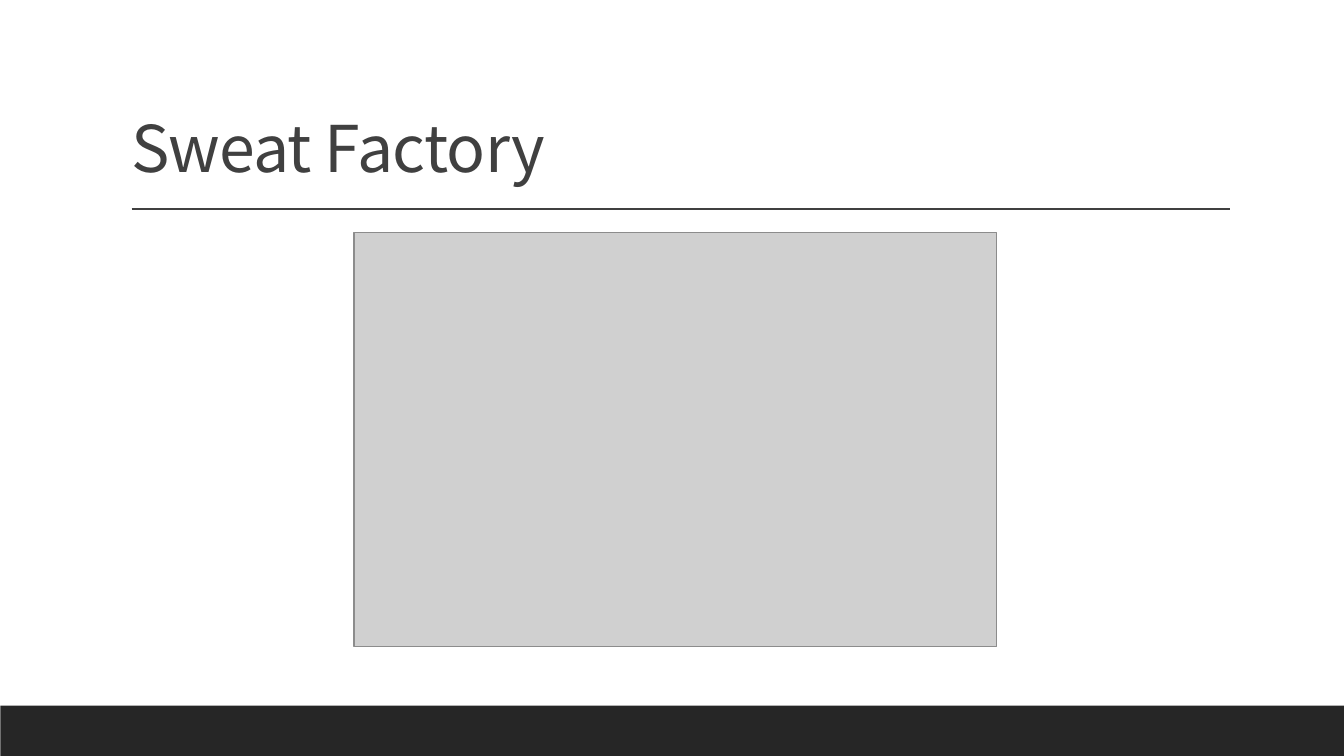
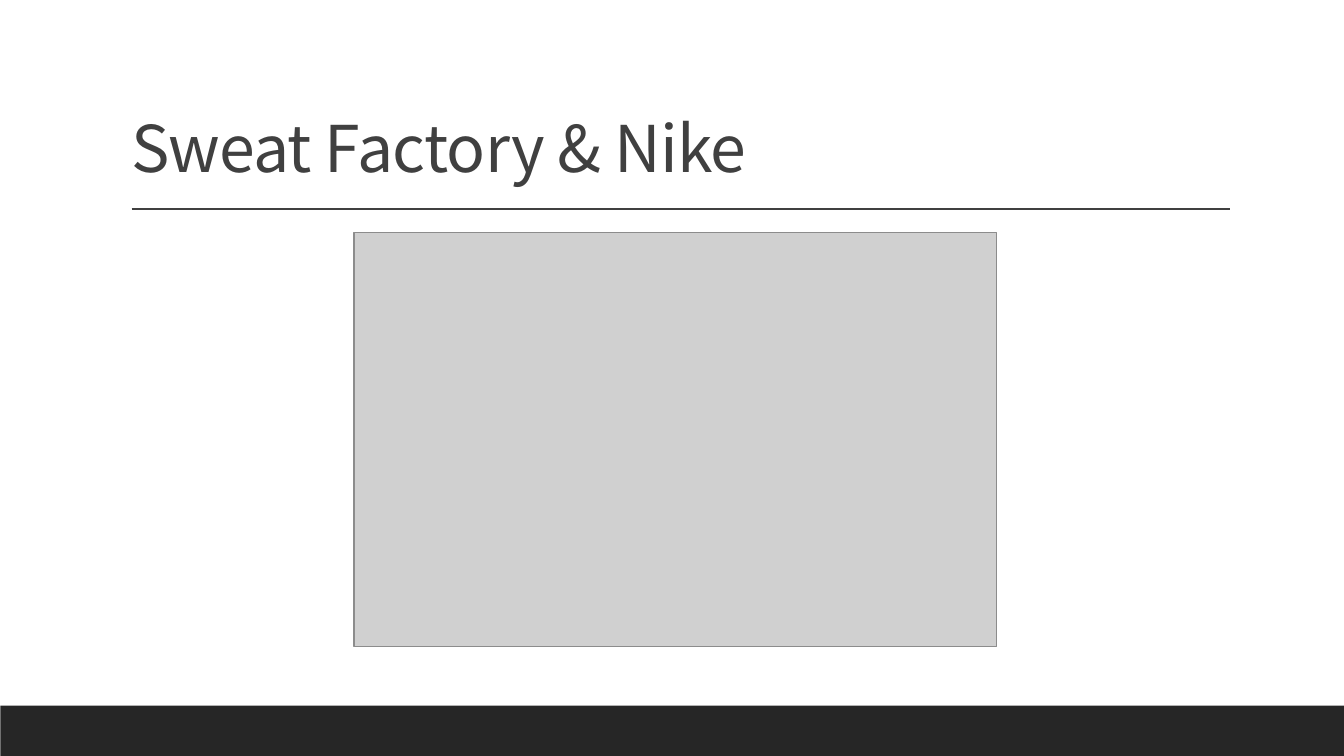
Before and after one commit to PureCo2Fe/HKUMed, a slide deck: slide 18 of CCHU9009/Presentation/Organs-Q1.pptx (slide 19 before the commit). Drawn at 1344x756 pixels with LibreOffice and Linux fonts; fonts in the diff are those of the drawing; grey boxes stand for pictures. Boxes give left, top, right and bottom in pixels: in the first picture for what was removed or moved away, otherwise in the second. Text is boxed around its words. In the diff, an @@ line names an element or a change of style, - is before the commit and + after.

```diff
--- a/CCHU9009/Presentation/Organs-Q1.pptx
+++ b/CCHU9009/Presentation/Organs-Q1.pptx
@@ title at (131,120,746,187): text changed @@
-Sweat Factory
+Sweat Factory & Nike
```
Also in this commit, not shown: 1 slide added, 2 other files.
